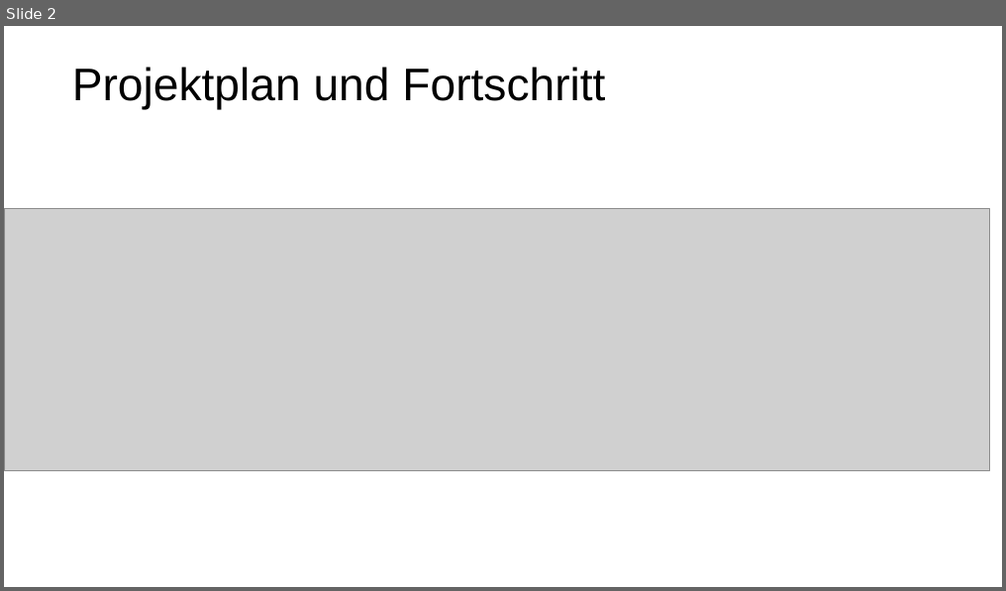
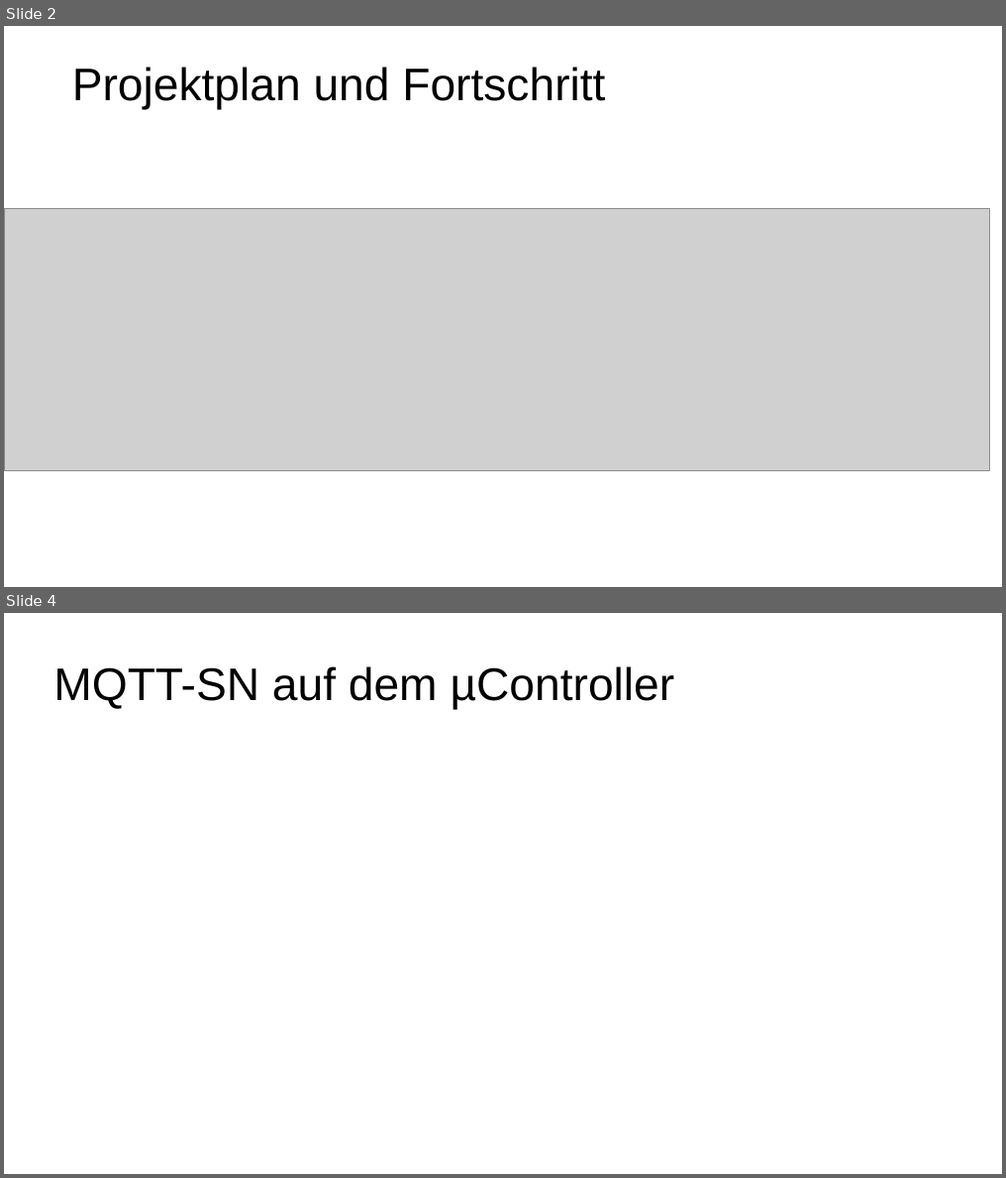
Before and after one commit to smartuni/SmartHumanDetection, a slide deck: Doku/Smart Human Detection Zwischenstand.pptx. Shown one above the other, each under a label of ours: slide 2 before the commit, slides 2 and 4 after it; the slides between them are not shown. The pictures are 1006x591 and 1006x1178 pixels, drawn with LibreOffice and Linux fonts; fonts in the diff are those of the drawing; grey boxes stand for pictures. Boxes give left, top, right and bottom in pixels: in the first picture for what was removed or moved away, otherwise in the second. Text is boxed around its words. In the diff, an @@ line names an element or a change of style, - is before the commit and + after.

```diff
--- a/Doku/Smart Human Detection Zwischenstand.pptx
+++ b/Doku/Smart Human Detection Zwischenstand.pptx
@@ slide 4 added at <box>4,613,1002,1174</box>, background #FFFFFF @@
@@ text added at <box>54,666,675,710</box>, 44 pt, text #000000 @@
+MQTT-SN auf dem µController
```
Also in this commit, not shown: 2 other slides added.
